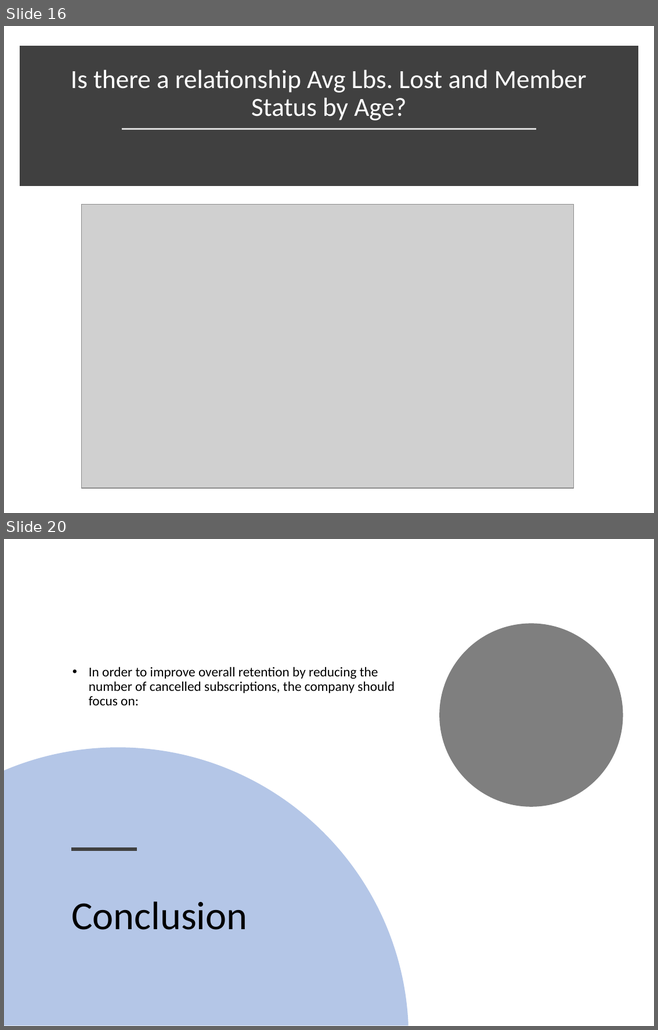
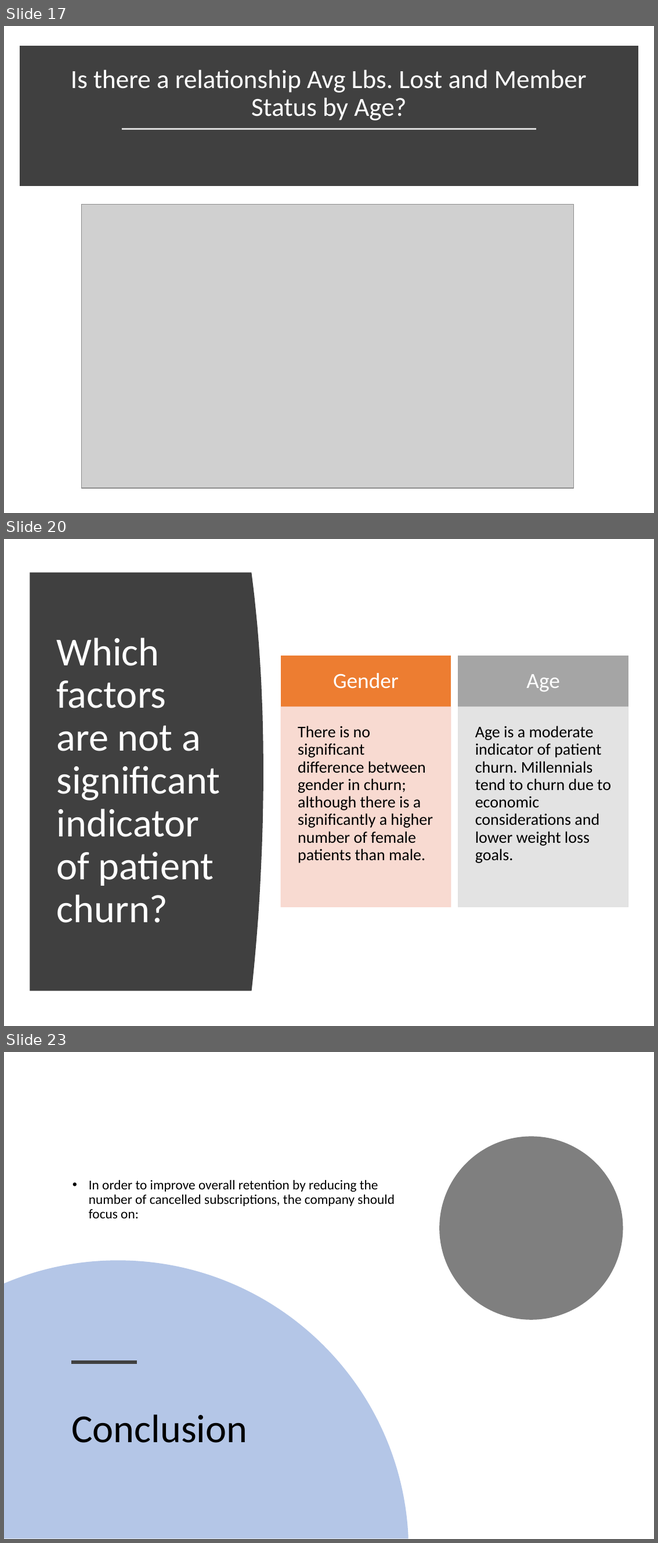
Before and after one commit to MarkovCredit/FinalPush_Churn, a slide deck: project outline.pptx. Shown one above the other, each under a label of ours: slides 16 and 20 before the commit, slides 17, 20 and 23 after it; the slides between them are not shown. The pictures are 658x1030 and 658x1543 pixels, drawn with LibreOffice and Linux fonts; fonts in the diff are those of the drawing; grey boxes stand for pictures. Boxes give left, top, right and bottom in pixels: in the first picture for what was removed or moved away, otherwise in the second. Text is boxed around its words. In the diff, an @@ line names an element or a change of style, - is before the commit and + after.

```diff
--- a/project outline.pptx
+++ b/project outline.pptx
@@ slide 20 added at [4, 539, 654, 1026], background #FFFFFF @@
@@ freeform shape added at [30, 573, 263, 991], fill #404040 @@
@@ title added at [56, 638, 220, 923], 44 pt, text #FFFFFF @@
+Which factors are not a significant indicator of patient churn?
@@ group added at [281, 656, 628, 907]: 4 rectangles, 4 texts @@
+Gender
+There is no significant difference between gender in churn; although there is a significantly a higher number of female patients than male.
+Age
+Age is a moderate indicator of patient churn. Millennials tend to churn due to economic considerations and lower weight loss goals.
@@ what was slide 16 is now slide 17 @@
@@ what was slide 20 is now slide 23 @@
```
Also in this commit, not shown: 5 slides changed, 3 other slides added, 1 slide removed.
